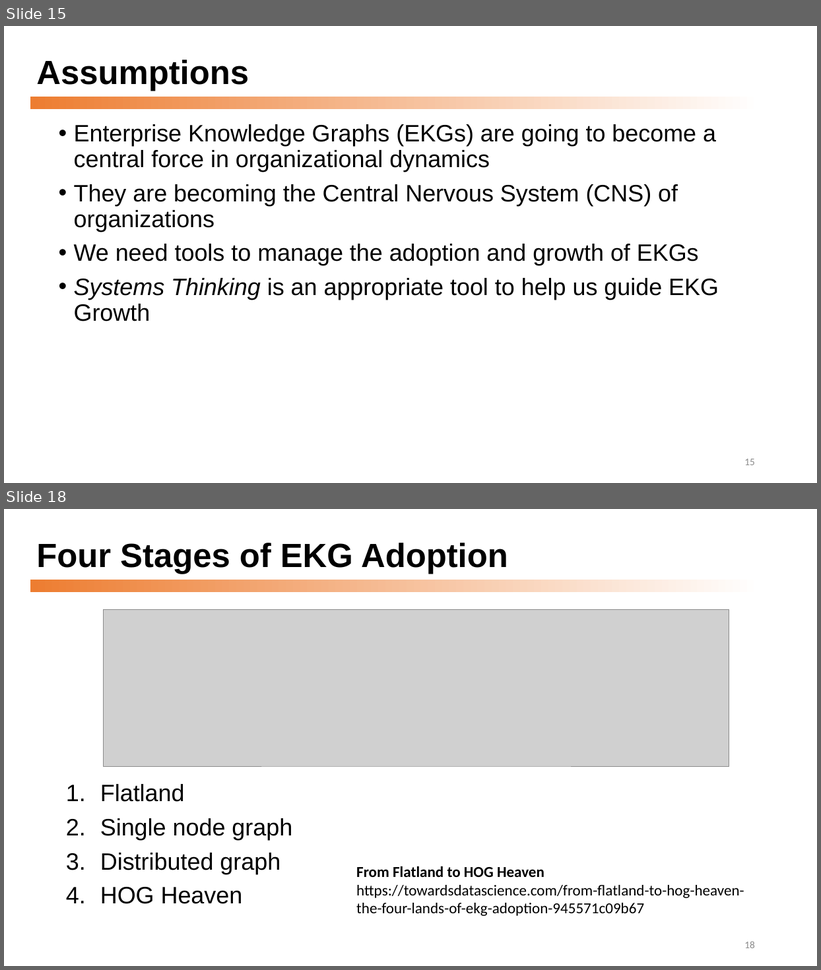
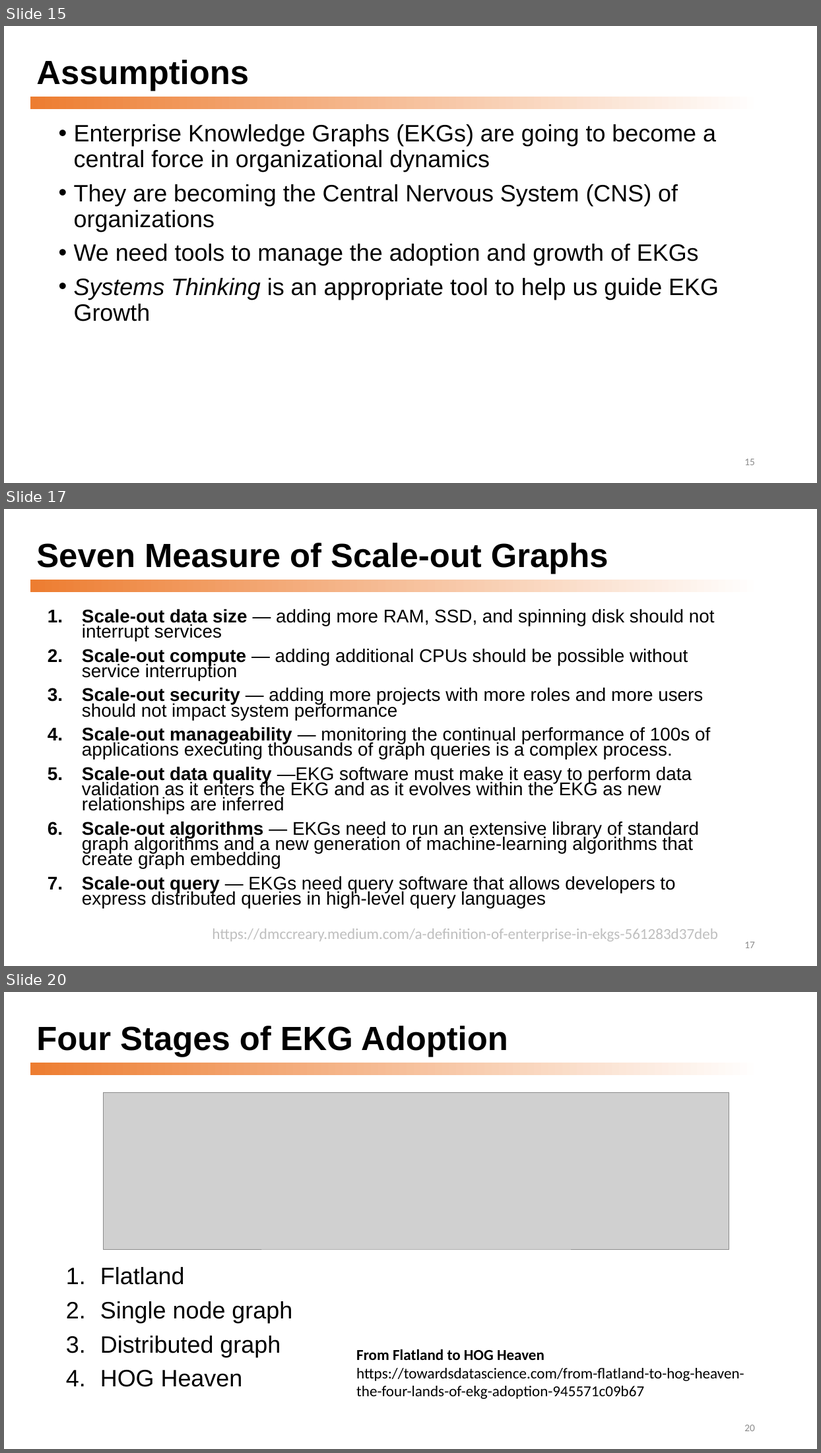
Before and after one commit to dmccreary/graph-systems-thinking, a slide deck: docs/presentations/Graph-Systems-Thinking-Half-Day-Workshop.pptx. Shown one above the other, each under a label of ours: slides 15 and 18 before the commit, slides 15, 17 and 20 after it; the slides between them are not shown. The pictures are 821x970 and 821x1453 pixels, drawn with LibreOffice and Linux fonts; fonts in the diff are those of the drawing; grey boxes stand for pictures. Boxes give left, top, right and bottom in pixels: in the first picture for what was removed or moved away, otherwise in the second. Text is boxed around its words. In the diff, an @@ line names an element or a change of style, - is before the commit and + after.

```diff
--- a/docs/presentations/Graph-Systems-Thinking-Half-Day-Workshop.pptx
+++ b/docs/presentations/Graph-Systems-Thinking-Half-Day-Workshop.pptx
@@ slide 17 added at <box>4,509,817,966</box>, background #FFFFFF; not listed: 1 template element that a slide beside it also shows @@
@@ title added at <box>36,543,609,574</box>, 39.6 pt, text #000000, bold @@
+Seven Measure of Scale-out Graphs
@@ text added at <box>82,609,715,908</box>, 21.7 pt, text #000000 @@
+1. Scale-out data size — adding more RAM, SSD, and spinning disk should not interrupt services
+2. Scale-out compute — adding additional CPUs should be possible without service interruption
+3. Scale-out security — adding more projects with more roles and more users should not impact system performance
+4. Scale-out manageability — monitoring the continual performance of 100s of applications executing thousands of graph queries is a complex process.
+5. Scale-out data quality —EKG software must make it easy to perform data validation as it enters the EKG and as it evolves within the EKG as new relationships are inferred
+6. Scale-out algorithms — EKGs need to run an extensive library of standard graph algorithms and a new generation of machine-learning algorithms that create graph embedding
+7. Scale-out query — EKGs need query software that allows developers to express distributed queries in high-level query languages
@@ text added at <box>212,929,718,942</box>, 18 pt, text #BFBFBF @@
+https://dmccreary.medium.com/a-definition-of-enterprise-in-ekgs-561283d37deb
@@ page number added at <box>745,942,755,949</box>, 12 pt, text #8C8C8C @@
+17
@@ what was slide 18 is now slide 20 @@
@@ page number at <box>745,1425,755,1432</box>: text changed @@
-18
+20
```
Also in this commit, not shown: 9 slides changed, 8 other slides added.
